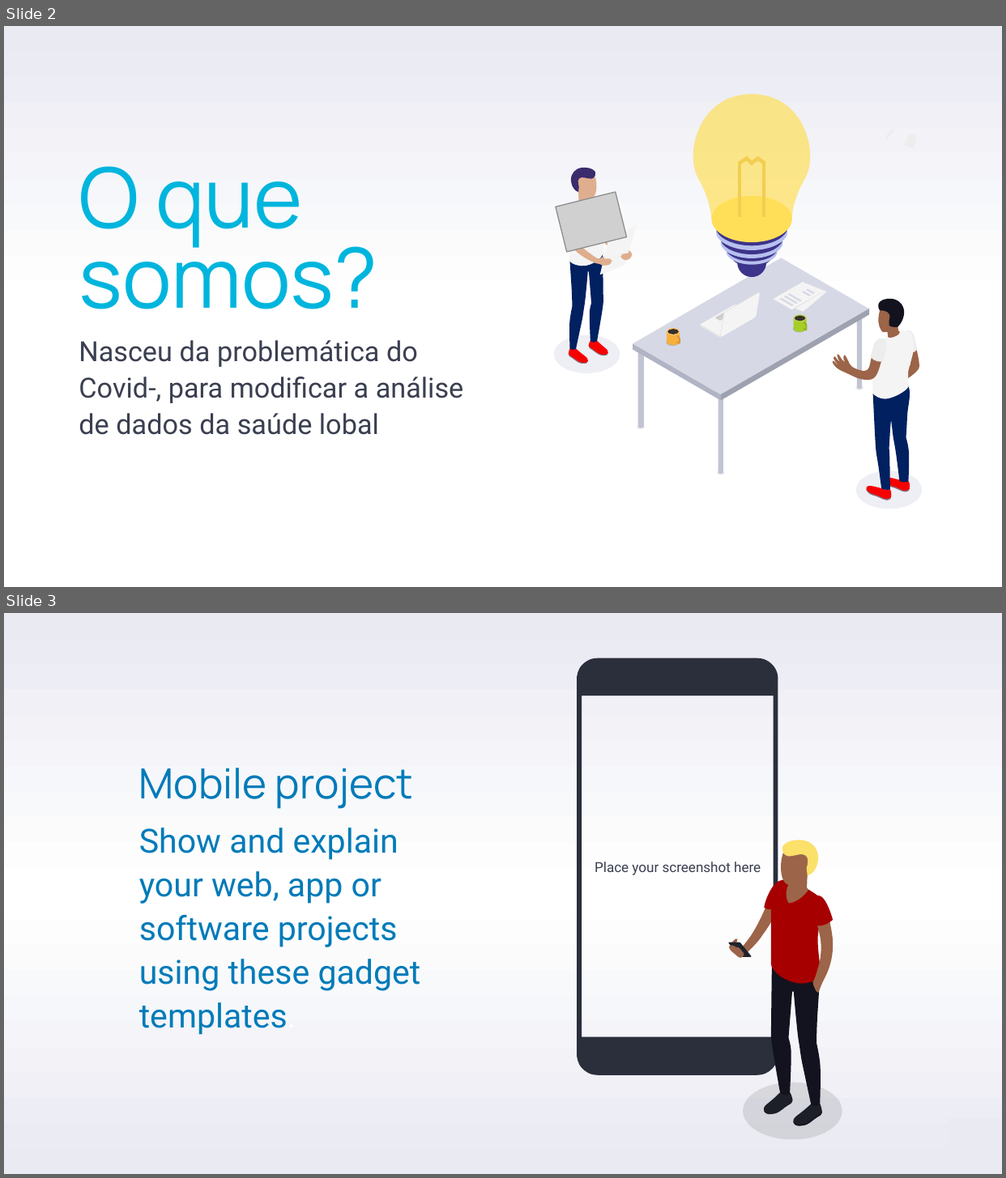
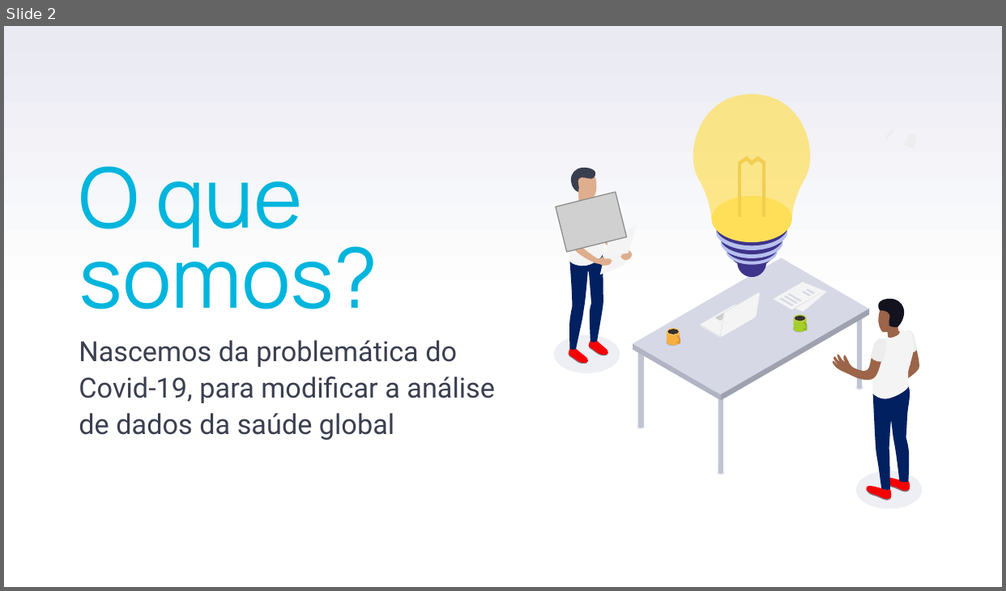
Before and after one commit to IagoeeeplabSoft/IES-Covid19, a slide deck: Links/Projeto.pptx. Shown one above the other, each under a label of ours: slides 2 and 3 before the commit, slide 2 after it. The pictures are 1006x1178 and 1006x591 pixels, drawn with LibreOffice and Linux fonts; fonts in the diff are those of the drawing; grey boxes stand for pictures. Boxes give left, top, right and bottom in pixels: in the first picture for what was removed or moved away, otherwise in the second. Text is boxed around its words. In the diff, an @@ line names an element or a change of style, - is before the commit and + after.

```diff
--- a/Links/Projeto.pptx
+++ b/Links/Projeto.pptx
@@ slide 3 removed at bbox=[4, 613, 1002, 1174], background gradient #E9EAF2 to #FFFFFF @@
@@ group removed at bbox=[577, 658, 778, 1075]: 4 freeform shapes @@
@@ text removed at bbox=[139, 768, 421, 991] @@
-Mobile project
-Show and explain your web, app or software projects using these gadget templates.
@@ text removed at bbox=[594, 862, 761, 875] @@
-Place your screenshot here
@@ group removed at bbox=[728, 841, 842, 1139]: 16 freeform shapes @@
@@ rectangle removed at bbox=[948, 1119, 1002, 1174] @@
@@ right triangle removed at bbox=[952, 1123, 1002, 1174] @@
@@ slide 2 changed as well @@
@@ freeform shape at bbox=[571, 168, 596, 193]: fill #3A2C6D to #3A3F50 @@
@@ subtitle at bbox=[79, 340, 495, 440]: text changed @@
-Nasceu da problemática do Covid-, para modificar a análise de dados da saúde lobal
+Nascemos da problemática do Covid-19, para modificar a análise de dados da saúde global
```
Also in this commit, not shown: 3 other slides changed, 1 slide added, 2 other files.
